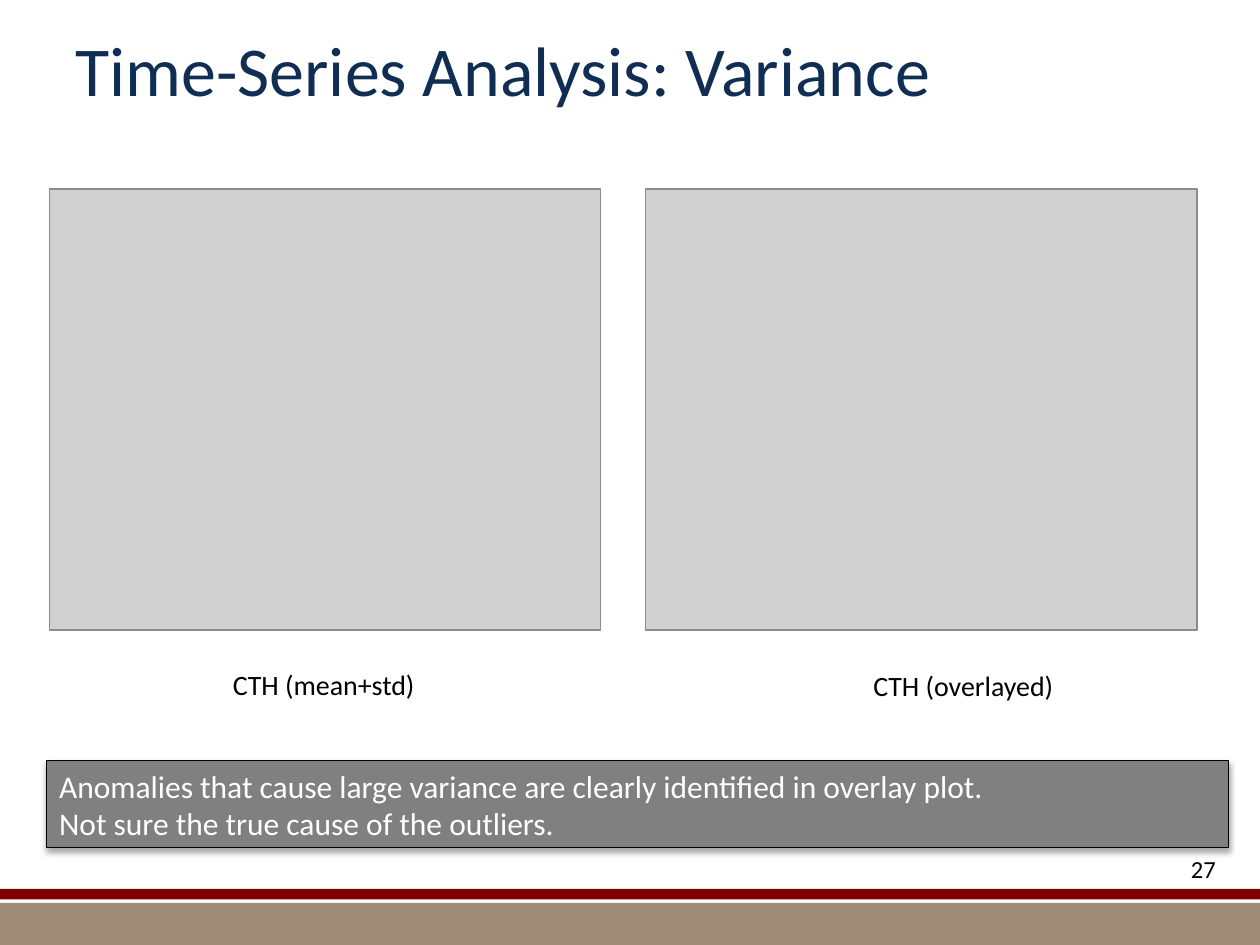
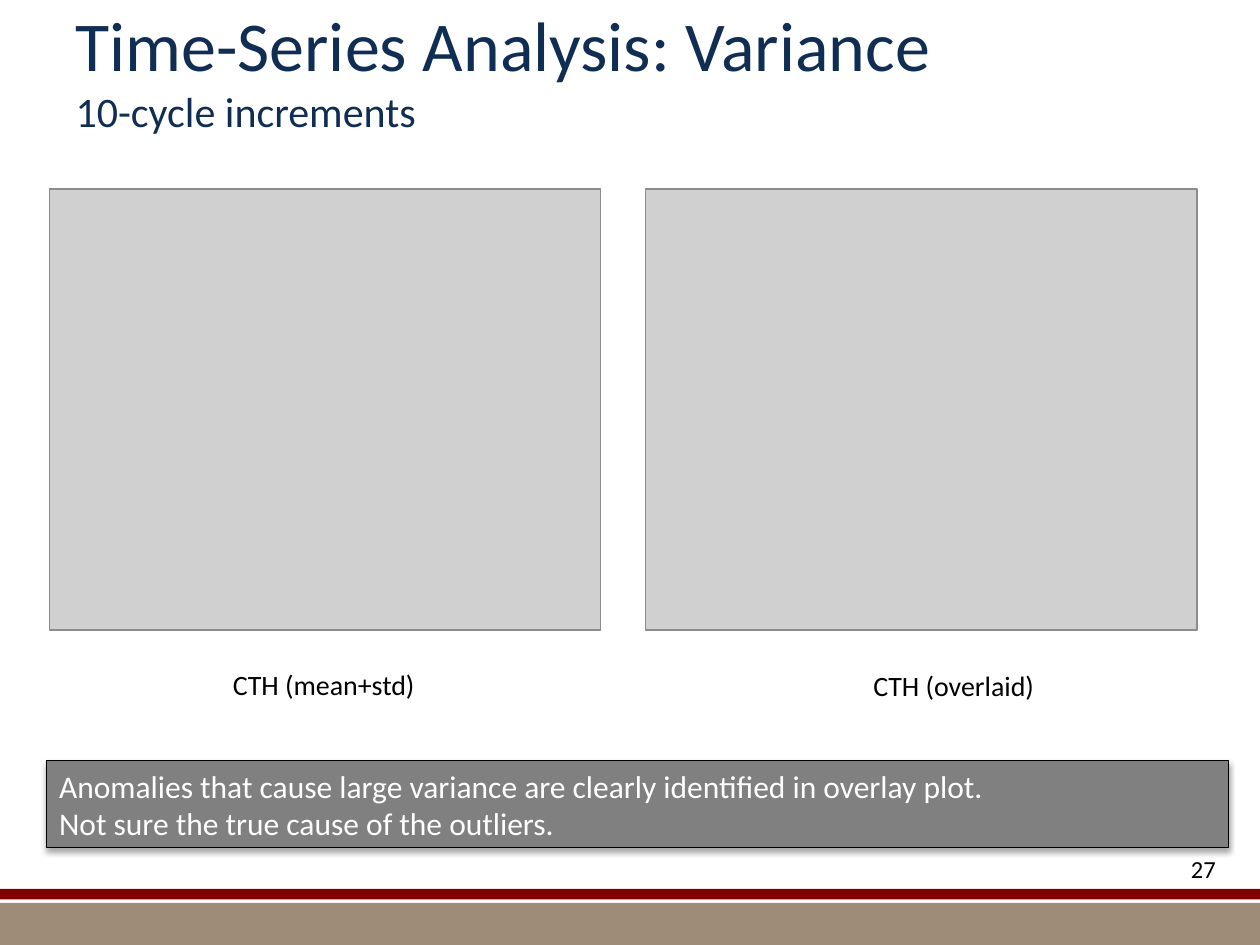
Before and after one commit to kmorel-papers/MilestoneFY13, a slide deck: slide 27 of Summary/SummarySlides.pptx. Drawn at 1260x945 pixels with LibreOffice and Linux fonts; fonts in the diff are those of the drawing; grey boxes stand for pictures; background and template pictures are left out. Boxes give left, top, right and bottom in pixels: in the first picture for what was removed or moved away, otherwise in the second. Text is boxed around its words. In the diff, an @@ line names an element or a change of style, - is before the commit and + after.

```diff
--- a/Summary/SummarySlides.pptx
+++ b/Summary/SummarySlides.pptx
@@ title at bbox=[76, 22, 930, 134]: text changed @@
-Time-Series Analysis: Variance
+Time-Series Analysis: Variance
+10-cycle increments
@@ text at bbox=[873, 675, 1034, 700]: text changed @@
-CTH (overlayed)
+CTH (overlaid)
```
Also in this commit, not shown: 10 other slides changed, 6 other files.
